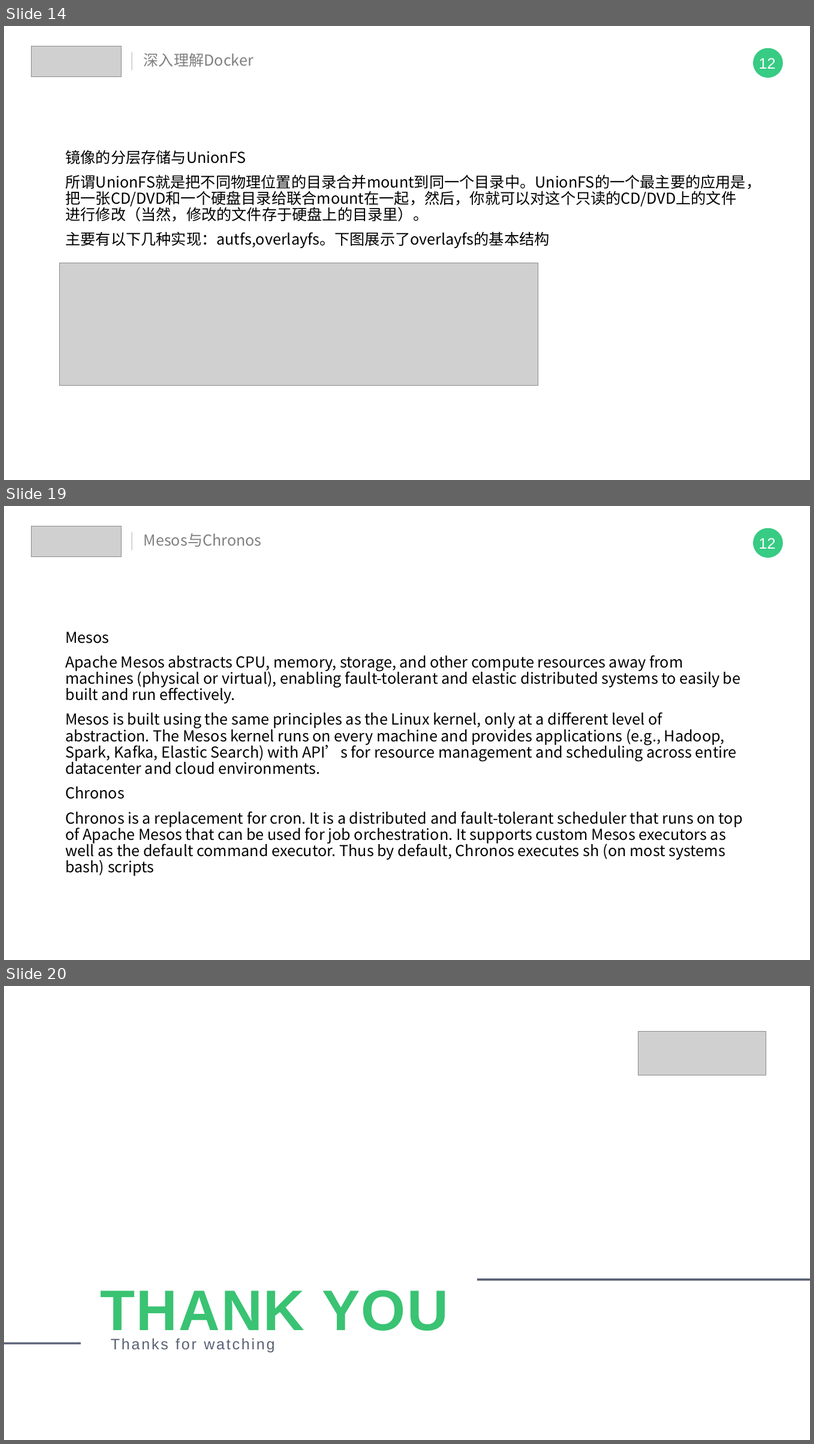
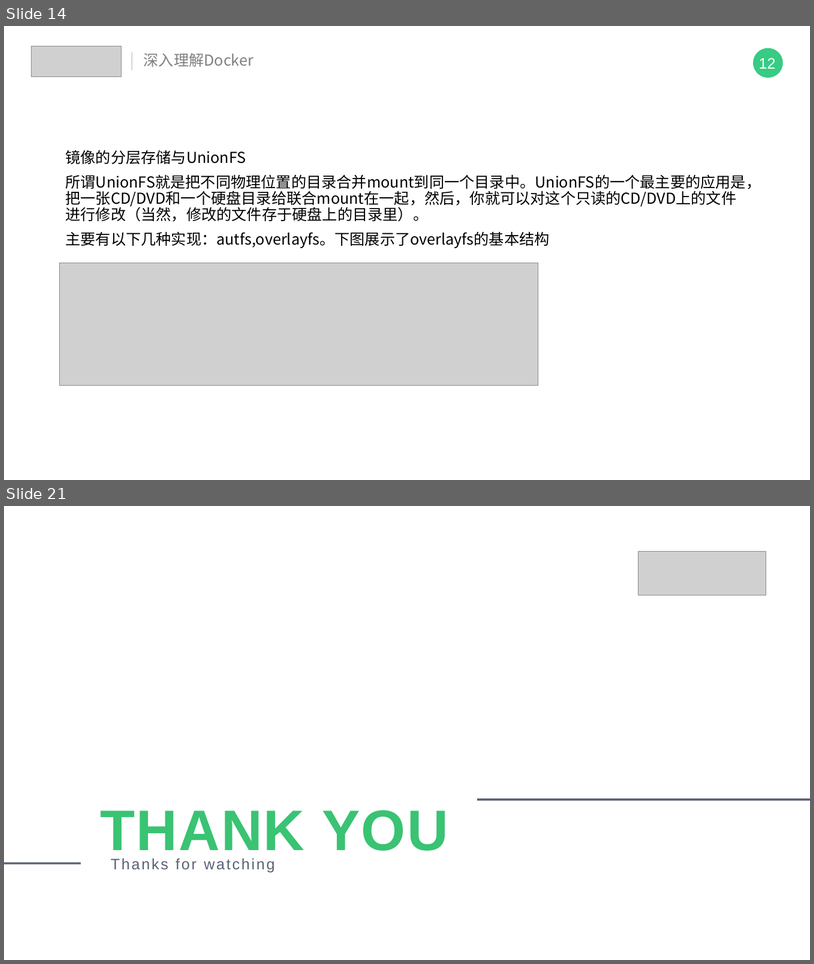
Before and after one commit to IT18Monkey/java-learn-note, a slide deck: 技术分享/浅尝docker.pptx. Shown one above the other, each under a label of ours: slides 14, 19 and 20 before the commit, slides 14 and 21 after it; the slides between them are not shown. The pictures are 814x1444 and 814x964 pixels, drawn with LibreOffice and Linux fonts; fonts in the diff are those of the drawing; grey boxes stand for pictures. Boxes give left, top, right and bottom in pixels: in the first picture for what was removed or moved away, otherwise in the second. Text is boxed around its words. In the diff, an @@ line names an element or a change of style, - is before the commit and + after.

```diff
--- a/技术分享/浅尝docker.pptx
+++ b/技术分享/浅尝docker.pptx
@@ slide 19 removed at box(4, 506, 810, 960), background #FFFFFF @@
@@ group removed at box(31, 526, 783, 558): 2 texts, 1 ellipse, 1 picture, 1 line @@
-12
-Mesos与Chronos
@@ text removed at box(65, 631, 743, 876) @@
-Mesos
-Apache Mesos abstracts CPU, memory, storage, and other compute resources away from machines (physical or virtual), enabling fault-tolerant and elastic distributed systems to easily be built and run effectively.
-Mesos is built using the same principles as the Linux kernel, only at a different level of abstraction. The Mesos kernel runs on every machine and provides applications (e.g., Hadoop, Spark, Kafka, Elastic Search) with API’s for resource management and scheduling across entire datacenter and cloud environments.
-Chronos
-Chronos is a replacement for cron. It is a distributed and fault-tolerant scheduler that runs on top of Apache Mesos that can be used for job orchestration. It supports custom Mesos executors as well as the default command executor. Thus by default, Chronos executes sh (on most systems bash) scripts
@@ what was slide 20 is now slide 21 @@
```
Also in this commit, not shown: 5 slides changed, 2 slides added.
